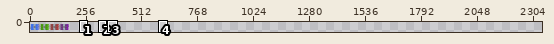
Sprite sheet: Playing with Fire 3/res/textures/sheet.png. The picture above shows the old version from afar; the outline marks the close-up.
Close-up. The starting point:
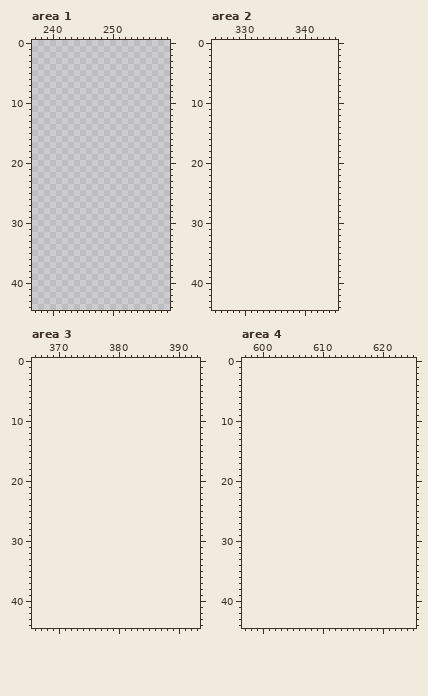
The file is 300x45 pixels. Colours within 5 levels of each other are drawn and written as one. Shown: area 1: x 237..259, y 0..44; area 2: x 325..345, y 0..44; area 3: x 366..393, y 0..44; area 4: x 597..625, y 0..44. The old version is drawn lined up with the new one, on the new canvas. The wide view leaves out empty margins. The commit also changed other parts of the picture, which this record leaves out.
After the commit:
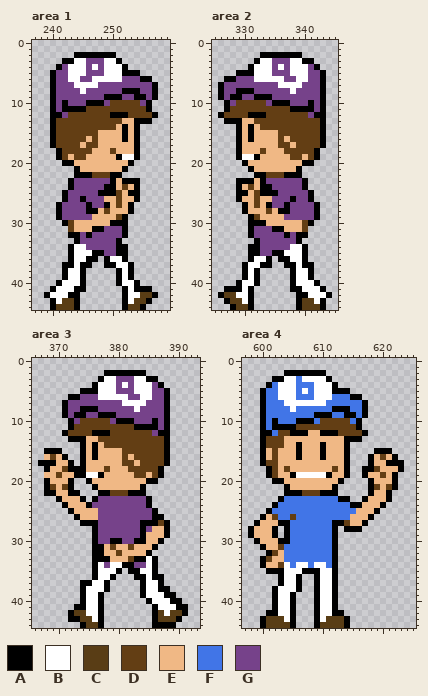
Palette (. is transparent): A #000000  B #ffffff  C #593d15  D #633e14  E #f0b885  F #4175e7  G #76428a
Difference:
canvas 300x45 -> 5000x45
Changed rows in their new state; - is an unchanged pixel.
Area 1:
first column x 239:
 2 -----AAAAAAA-------
 3 ---AABBGGGBBA------
 4 --AGBBBGBGBBBA-----
 5 -AGGBBBGGGBBBAAA---
 6 -AGGBBGGBBBBBGGGAA-
 7 -AGGGBBBBGGGGGGGGGA
 8 -AGGGGBGGGGGGAAAGGA
 9 -AGGGGGGGGAAAGGAAGA
10 -AGAGGGAAAGDDDDDGA-
11 -AGAAAADDDDDDDDDDA-
12 -AAGDDDDDDDAAADDDDA
13 -ADDDDDDDDDDDEEAAA-
14 -ADDDDDDDDDDEAEA---
15 -ADDDDDDDEEEEAEA---
16 -ADDDDDEDEEEEAEA---
17 -ADDDDEDDEEEEEEA---
18 --ADDDDDEEEDEEEA---
19 --ADEDDEEEEEABBA---
20 ---AAEEEEEEEEEA----
21 -----AEEEEEEEA-----
22 -----AAADDDAA------
23 ----AGGGGGGAEAAA---
24 ----AGGGGGAAEDEA---
25 ---AGGGGGAAADEAA---
26 ---AGGAGGGEEDEEA---
27 --AGGGGAGGAEDEA----
28 --AGGGGAAEDEEEA----
29 --AGGGGGEEEEDA-----
30 ---ADEEEEEEAAA-----
31 ----DEEEAAGGGA-----
32 ----AAGAGGGGGA-----
33 -----AGGGGGGA------
34 ----ABBGGGGGAA-----
35 ----ABBBAAGGAA-----
36 ----ABBAA-ABBA-----
37 ---AABAA--AABBA----
38 ---ABBA-----ABA----
39 ---ABBA-----ABA----
40 --ABBBA-----ABBA---
41 -ABBBAA------ABAAA-
42 ABBBAA-------ABBCCA
43 -ABCCA-------ABCCA-
44 -ACCCA-------ACCA--
Area 2:
first column x 326:
 2 -------AAAAAAA-----
 3 ------ABBGGGBBAA---
 4 -----ABBBGBGBBBGA--
 5 ---AAABBBGGGBBBGGA-
 6 -AAGGGBBBBBGGBBGGA-
 7 AGGGGGGGGGBBBBGGGA-
 8 AGGAAAGGGGGGBGGGGA-
 9 AGAAGGAAAGGGGGGGGA-
10 -AGDDDDDGAAAGGGAGA-
11 -ADDDDDDDDDDAAAAGA-
12 ADDDDAAADDDDDDDGAA-
13 -AAAEEDDDDDDDDDDDA-
14 ---AEAEDDDDDDDDDDA-
15 ---AEAEEEEDDDDDDDA-
16 ---AEAEEEEDEDDDDDA-
17 ---AEEEEEEDDEDDDDA-
18 ---AEEEDEEEDDDDDA--
19 ---ABBAEEEEEDDEDA--
20 ----AEEEEEEEEEAA---
21 -----AEEEEEEEA-----
22 ------AADDDAAA-----
23 ---AAAEAGGGGGGA----
24 ---AEDEAAGGGGGA----
25 ---AAEDAAAGGGGGA---
26 ---AEEDEEGGGAGGA---
27 ----AEDEAGGAGGGGA--
28 ----AEEEDEAAGGGGA--
29 -----ADEEEEGGGGGA--
30 -----AAAEEEEEEDA---
31 -----AGGGAAEEED----
32 -----AGGGGGAGAA----
33 ------AGGGGGGA-----
34 -----AAGGGGGBBA----
35 -----AAGGAABBBA----
36 -----ABBA-AABBA----
37 ----ABBAA--AABAA---
38 ----ABA-----ABBA---
39 ----ABA-----ABBA---
40 ---ABBA-----ABBBA--
41 -AAABA------AABBBA-
42 ACCBBA-------AABBBA
43 -ACCBA-------ACCBA-
44 --ACCA-------ACCCA-
Area 3:
first column x 367:
 2 -----------AAAAAAA-------
 3 ----------ABBGGGBBAA-----
 4 ---------ABBBGBGBBBGA----
 5 -------AAABBBGGGBBBGGA---
 6 -----AAGGGBBBBBGGBBGGA---
 7 ----AGGGGGGGGGBBBBGGGA---
 8 ----AGGAAAGGGGGGBGGGGA---
 9 ----AGAAGGAAAGGGGGGGGA---
10 -----AGDDDDDGAAAGGGAGA---
11 -----ADDDDDDDDDDAAAAGA---
12 ----ADDDDAAADDDDDDDGAA---
13 -----AAAEEDDDDDDDDDDDA---
14 -------AEAEDDDDDDDDDDA---
15 -AAA---AEAEEEEDDDDDDDA---
16 -EDEA--AEAEEEEDEDDDDDA---
17 AAAEEA-AEEEEEEDDEDDDDA---
18 -AEEDAAAEEEDEEEDDDDDA----
19 -EEDEEAABBAEEEEEDDEDA----
20 -AEEEA--AEEEEEEEEEAA-----
21 -ADEDA---AEEEEEEEA-------
22 -AAEEAA---AADDDAAA-------
23 ---AEEEA-AGGGGGGGGA------
24 ----AEEEAGGGGGGGGGA------
25 -----AEEEEGGGGGGGGGA-----
26 ------AEEEGGGGGGGGGAA----
27 -------AAAGGGGGGGAAADA---
28 ---------AGGGGGGGAGEEA---
29 ---------AGGGGGGGAEEEA---
30 ---------AGGAAGGAAEEA----
31 ---------AAEDEEDEEEA-----
32 ---------AAEEDEEEEA------
33 ---------AAAEEEDAABA-----
34 ---------ABGBBAAGGBA-----
35 ---------ABBBA-AABBA-----
36 ---------ABBA---AABAA----
37 -------AABBA-----ABBA----
38 -------ABBBA-----ABBAA---
39 -------ABBA------ABBBAA--
40 -------ABBA-------ABBBAA-
41 ------AABBA--------ABBBAA
42 -----ACCBBA--------ACBCCA
43 -----AACCBA--------ACCCA-
44 -------ACCA--------AAAA--
Area 4:
first column x 598:
 2 ------AAAAAAA-------------
 3 ----AABBFBBBBA------------
 4 ---AFBBBFFFBBBA-----------
 5 --AFFBBBFBFBBBAAA---------
 6 --AFFBBBFFFBBBFFFAA-------
 7 --AFFFBBBBBBBFFFFFFA------
 8 --AFFFFBFFFFFFAAAFFA------
 9 --AFFFFFFFFAAAFFAAFA------
10 --AFAFFFAAAFDDDDDFA-------
11 --AFAAAADDDDDDDDDDA-------
12 --AAFDDAAAEEAAADDDDA------
13 --ADDDEEEEEEEEEEAAA-------
14 --ADDDEEAEEEAEEEA---------
15 --AEDEEEAEEEAEEEA----AAA--
16 --AEDEEEAEEEAEEEA---AEDEA-
17 --ADDEEEEEEEEEEEA---AEEAAA
18 ---ADEDEEEEEEEDEA--AADEEEA
19 ---ADEEABBBBBAEEA--AEEDEA-
20 ----AAEEEEEEEEEA----AEEEA-
21 ------AEEEEEEEA-----ADEDA-
22 ------AAADDDAAA-----AEEA--
23 -----AFFFFFFFFFAA--AEEEA--
24 ----AFFFFFFFFFFFFAAEEEA---
25 ---AFFFFFFFFFFFFFFEEEA----
26 --AEDFFDFFFFFFFFFEEEA-----
27 -AEEEAAFFFFFFFAADEEA------
28 AEEEA-AFFFFFFFA-AAA-------
29 AEEEA-AFFFFFFFA-----------
30 -AEEEAAFFFFFFFA-----------
31 --AEEDFFFFFFFFA-----------
32 ---ADEFFFFFFFFA-----------
33 --ADEEFFFFFFFFA-----------
34 --AEEDBFBBFBBFA-----------
35 ---AAABBBAAABBA-----------
36 -----ABBA--ABBA-----------
37 -----ABBA--ABBA-----------
38 ----ABBBA--ABBA-----------
39 ----ABBA---ABBA-----------
40 ----ABBA---ABBA-----------
41 ----ABBA---ABBA-----------
42 ---AABBA---ABBAA----------
43 --ACCCBA---ABCCCA---------
44 --ACCCCA---ACCCCA---------
Boxes around the changes in both close-ups, in picture pixels (x1, y1, x2, y2):
added: (44, 52, 158, 310)
added: (218, 52, 332, 310)
added: (38, 370, 188, 628)
added: (248, 370, 404, 628)
